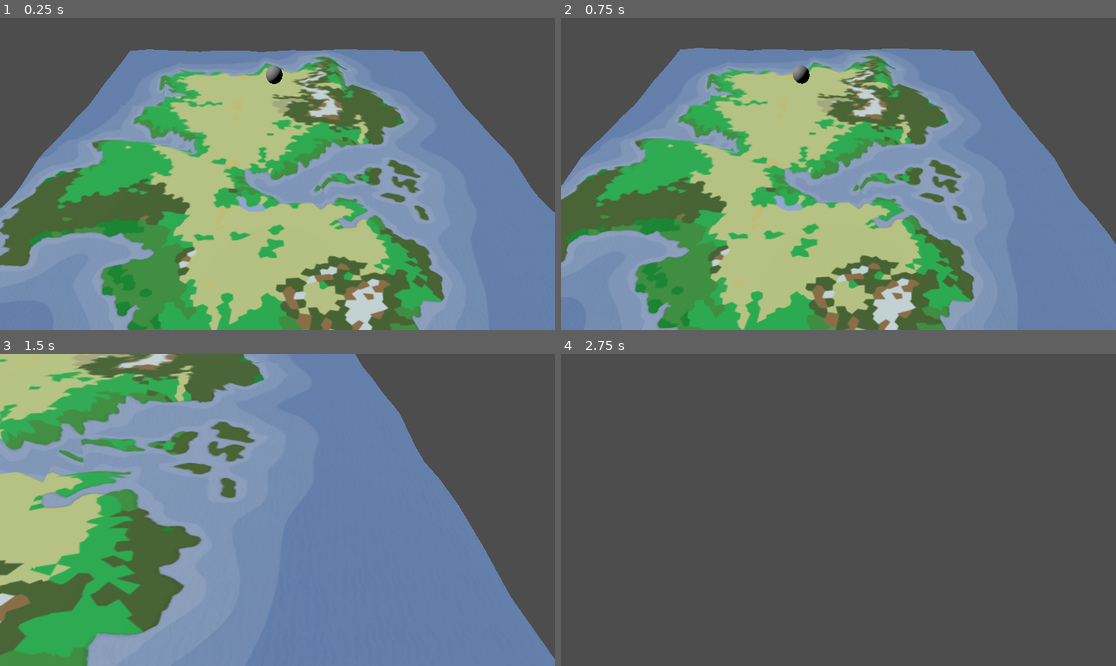
Above: before the commit, frames 1-4 (two rows, left to right).
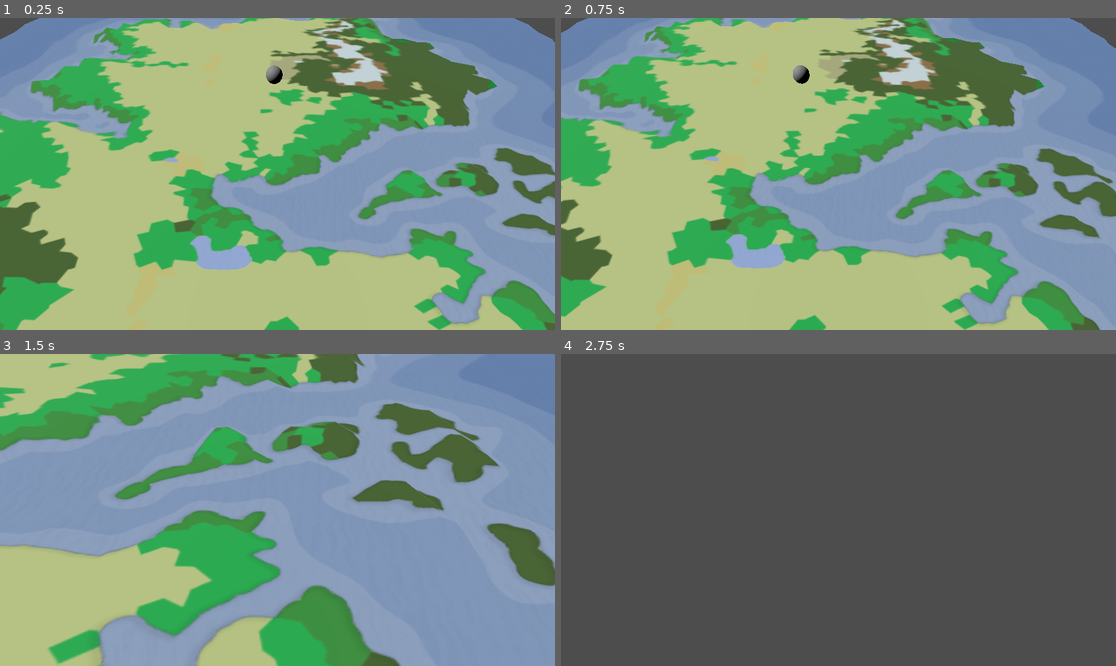
Above: after the commit, the same moments.

Repository: douglasselph/projects-godot
Game: Godot game, scene res://root.tscn
Same seed, same stepped clock (60 frames per second), same inputs: the game is played once before the commit and once after it. This scene is started directly instead of the project's main scene. The engine's default icon, where the game draws it, is replaced by a stand-in: a white triangle on a blue panel in a dark square.
Inputs (mouse positions are in pixels of both pictures, inside the frame that each line leads up to):
- Up to frame 1 (0.25 s): no input
- Up to frame 2 (0.75 s): tap Enter (ui_accept) at 0.5 s; move the mouse to (832, 180) at 0.52 s; hold Right (ui_right) from 0.53 s (still down)
- Up to frame 3 (1.5 s): keep holding Right (ui_right); tap Enter (ui_accept) at 0.77 s; move the mouse to (316, 513) at 1.27 s
- Up to frame 4 (2.75 s): tap Enter (ui_accept) at 1.52 s; move the mouse to (794, 506) at 2.02 s; release Right (ui_right) at 2.03 s; hold Left (ui_left) from 2.03 s (still down)

The runs differ from the first frame. In frame 1, 80% of the frame differs, in the area x 0-100%, y 0-100%; in frame 2, 80%; in frame 3, 77%; in frame 4, nothing differs.

Commit message:
added art

Diff:
--- a/experiments/endless_terrain4/terrain/terrainRing.tscn
+++ b/experiments/endless_terrain4/terrain/terrainRing.tscn
@@ -5,25 +5,28 @@
 [ext_resource type="Texture2D" uid="uid://1a6yc63kuat2" path="res://map/Jouyland-heightmap.png" id="3_imhm3"]
 
 [sub_resource type="FastNoiseLite" id="FastNoiseLite_m52ed"]
+frequency = 0.323
 
 [sub_resource type="NoiseTexture2D" id="NoiseTexture2D_xqdcq"]
+width = 50
+height = 50
 noise = SubResource("FastNoiseLite_m52ed")
 
 [sub_resource type="ShaderMaterial" id="ShaderMaterial_xfs3v"]
 render_priority = 0
 shader = ExtResource("1_jhw7h")
-shader_parameter/HeightmapLandAmplitude = null
-shader_parameter/HeightmapWaterAmplitude = null
-shader_parameter/NoiseAmplitude = null
+shader_parameter/HeightmapLandAmplitude = 1.0
+shader_parameter/HeightmapWaterAmplitude = 1.0
+shader_parameter/NoiseAmplitude = 1.0
 shader_parameter/albedo = ExtResource("2_6snlt")
 shader_parameter/heightmap = ExtResource("3_imhm3")
 shader_parameter/noise = SubResource("NoiseTexture2D_xqdcq")
 
 [sub_resource type="PlaneMesh" id="PlaneMesh_rk3rg"]
 material = SubResource("ShaderMaterial_xfs3v")
-size = Vector2(50, 50)
-subdivide_width = 20
-subdivide_depth = 20
+size = Vector2(100, 100)
+subdivide_width = 60
+subdivide_depth = 60
 
 [sub_resource type="GDScript" id="GDScript_xqfri"]
 script/source = "extends MeshInstance3D
@@ -366,9 +369,9 @@
 [node name="terrainRing" type="MeshInstance3D"]
 mesh = SubResource("PlaneMesh_rk3rg")
 script = SubResource("GDScript_xqfri")
-focus_size = Vector2(10, 10)
-focus_subdivide_width = 10
-focus_subdivide_depth = 10
+focus_size = Vector2(50, 50)
+focus_subdivide_width = 20
+focus_subdivide_depth = 20
 
 [node name="StaticBody3D" type="StaticBody3D" parent="."]
 
Not shown, added: art/Dgul.jpg
Not shown, added: art/Lundlar.jpg
Not shown, added: art/Stundar.jpg
Not shown, added: art/Waelvor.jpg
Not shown, added: art/enralei_path.jpg
Not shown, added: art/forest_home5.jpg
